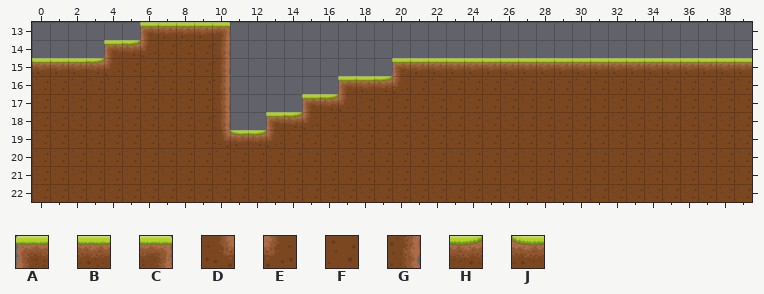
Tiled map -- assets/Maps/AP_TestLevelMap.tmx. Above is the file before it was changed.
Cells are 32x32 px. Shown: x 0..39, y 13..22.
Key: from "MyTileset": A 0, B 1, C 2, D 3, E 4, F 5, G 7, H 12, J 13.
_ is an empty cell.
Layer "Tile Layer 1" before, first column x 0:
13 ______ABBBC_____________________________
14 ____AHEFFFG_____________________________
15 BBBHEFFFFFG_________ABBBBBBBBBBBBBBBBBBB
16 FFFFFFFFFFG______ABHEFFFFFFFFFFFFFFFFFFF
17 FFFFFFFFFFG____AHEFFFFFFFFFFFFFFFFFFFFFF
18 FFFFFFFFFFG__AHEFFFFFFFFFFFFFFFFFFFFFFFF
19 FFFFFFFFFFDJHEFFFFFFFFFFFFFFFFFFFFFFFFFF
20 FFFFFFFFFFFFFFFFFFFFFFFFFFFFFFFFFFFFFFFF
21 FFFFFFFFFFFFFFFFFFFFFFFFFFFFFFFFFFFFFFFF
22 FFFFFFFFFFFFFFFFFFFFFFFFFFFFFFFFFFFFFFFF
Now the later version:
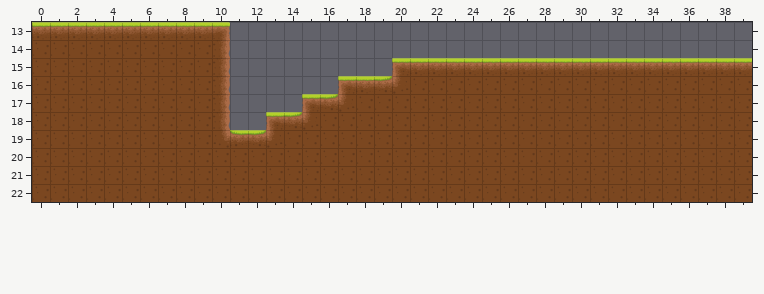
Change:
{"where": "layer \"Tile Layer 1\""}
{"y":13,"x":0,"old":"______A","new":"BBBBBBB"}
{"y":14,"x":0,"old":"____AHE","new":"FFFFFFF"}
{"y":15,"x":0,"old":"BBBHE","new":"FFFFF"}
{"label":"changed","picture_box":[32,22,158,76]}
